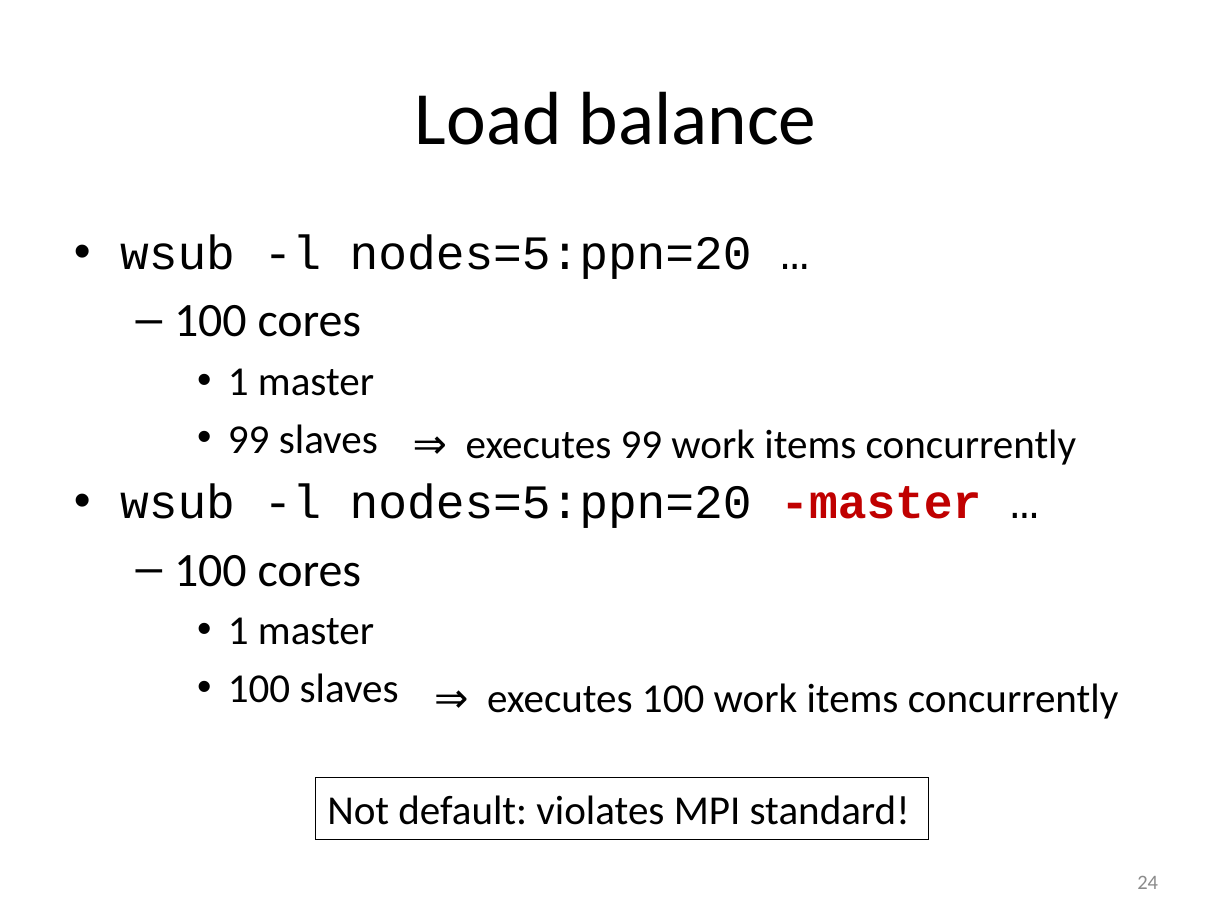
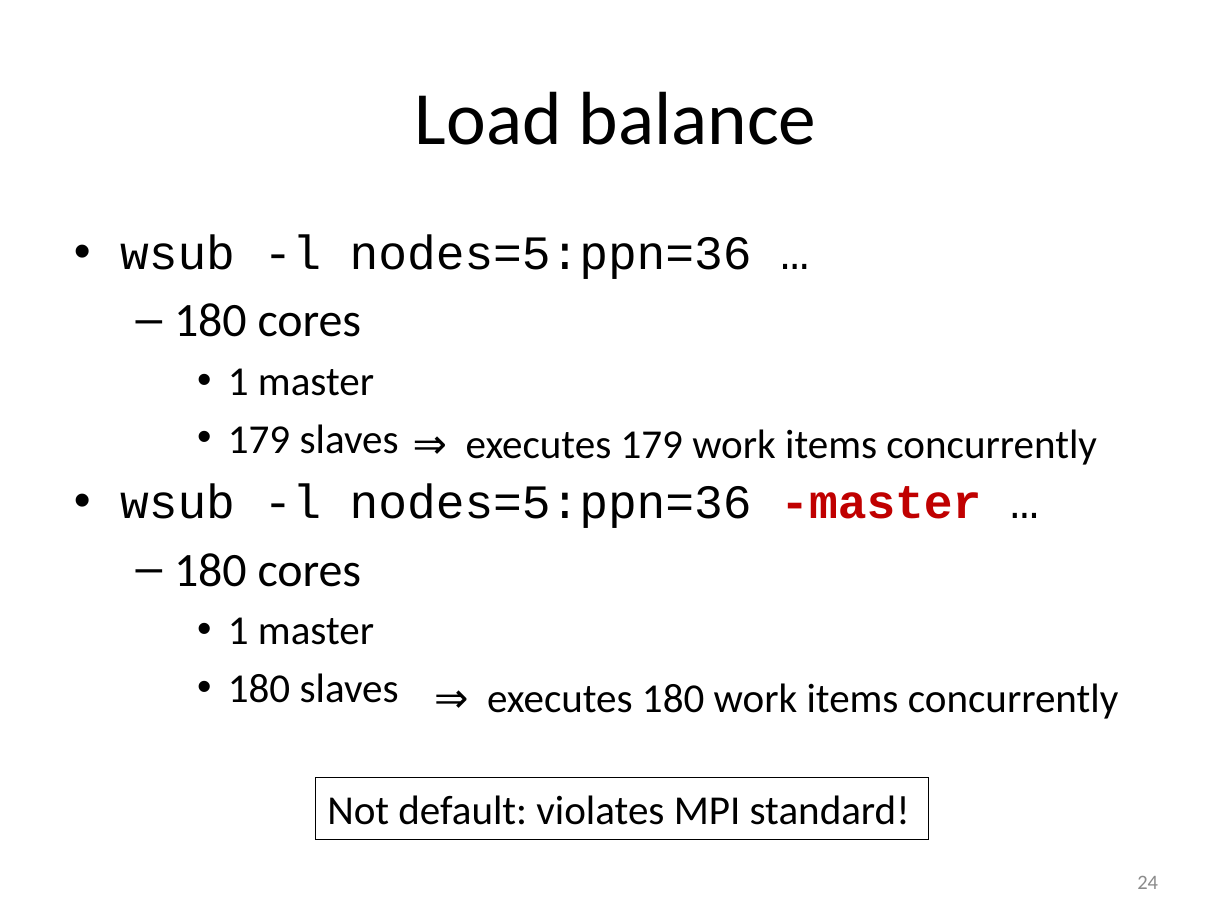
Before and after one commit to gjbex/worker-and-atools, a slide deck: slide 24 of worker_atools.pptx. Drawn at 1232x924 pixels with LibreOffice and Linux fonts; fonts in the diff are those of the drawing. Boxes give left, top, right and bottom in pixels: in the first picture for what was removed or moved away, otherwise in the second. Text is boxed around its words. In the diff, an @@ line names an element or a change of style, - is before the commit and + after.

```diff
--- a/worker_atools.pptx
+++ b/worker_atools.pptx
@@ text at box(120, 235, 752, 337): text changed @@
-• wsub -l nodes=5:ppn=20 …
-  – 100 cores
+• wsub -l nodes=5:ppn=36 …
+  – 180 cores
@@ text at box(120, 424, 981, 587): text changed @@
-    • 99 slaves
-• wsub -l nodes=5:ppn=20 -master …
-  – 100 cores
+    • 179 slaves
+• wsub -l nodes=5:ppn=36 -master …
+  – 180 cores
@@ text at box(466, 429, 1097, 465): text changed @@
-⇒ executes 99 work items concurrently
+⇒ executes 179 work items concurrently
@@ text at box(228, 673, 399, 703): text changed @@
-    • 100 slaves
+    • 180 slaves
@@ text at box(487, 683, 1119, 719): text changed @@
-⇒ executes 100 work items concurrently
+⇒ executes 180 work items concurrently
```
Also in this commit, not shown: 9 other slides changed.
